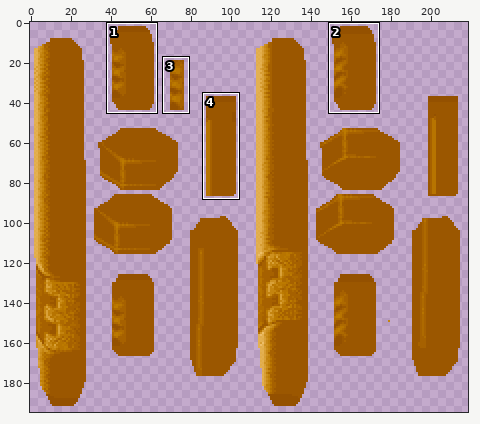
Two versions of one sprite sheet, qw/textures/models/g_rock_0.png. Above, an overview of the earlier version with the close-up marked.
Close-up. As it was:
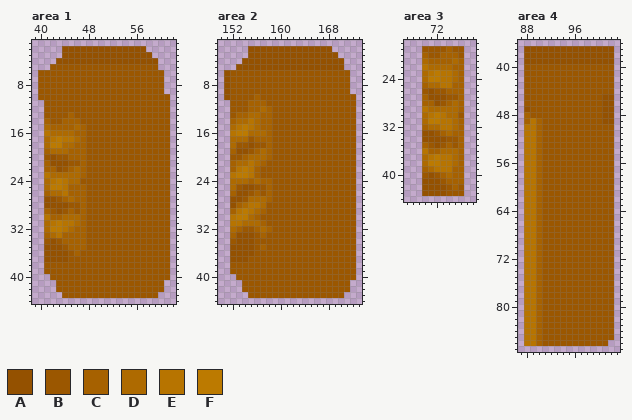
The file is 224x195 pixels. Colours within 5 levels of each other are drawn and written as one. Shown: area 1: x 39..62, y 1..44; area 2: x 150..173, y 1..44; area 3: x 67..78, y 18..44; area 4: x 87..103, y 36..87. The wide view leaves out empty margins. The commit also changed other parts of the picture, which this record leaves out.
Palette (. is transparent): A #945100  B #9b5700  C #a66100  D #ae6a00  E #b77400  F #bc7a00
Pixels before, area 1, first column x 40:
 2 ....AAAAAAAAAAAAAA....
 3 ....AAAAAAAAAAAAAAA...
 4 ...AAAAAAAAAAAAAAAAA..
 5 ..BBBBBBBBBBBBBBBBBB..
 6 BBBBBBBBBBBBBBBBBBBBB.
 7 BBBBBBBBBBBBBBBBBBBBB.
 8 BBBBBBBBBBBBBBBBBBBBB.
 9 BBBBBBBBBBBBBBBBBBBBB.
10 BBBBBBBBBBBBBBBBBBBBBB
11 .BBBBBBBBBBBBBBBBBBBBB
12 .BBBBBBBBBBBBBBBBBBBBB
13 .BBBBCBBBBBBBBBBBBBBBB
14 .CBBCCCBBBBBBBBBBBBBBB
15 .DCCCCDCBBBBBBBBBBBBBB
16 .EDDDDCCBBBBBBBBBBBBBB
17 .DEFEEDCBBBBBBBBBBBBBB
18 .DFFDDCCBBBBBBBBBBBBBB
19 .CDDDCCCBBBBBBBBBBBBBB
20 .BABBCCCBBBBBBBBBBBBBB
21 .CAAABBCBBBBBBBBBBBBBB
22 .CCABCDCBBBBBBBBBBBBBB
23 .EDDDDDCBBBBBBBBBBBBBB
24 .DEFEDDBBBBBBBBBBBBBBB
25 .DFFECCCBBBBBBBBBBBBBB
26 .CDDECCCBBBBBBBBBBBBBB
27 .AABCDCCBBBBBBBBBBBBBB
28 .AAAABBCBBBBBBBBBBBBBB
29 .CBABCBCBBBBBBBBBBBBBB
30 .ECCDDDCBBBBBBBBBBBBBB
31 .DEFEEDCBBBBBBBBBBBBBB
32 .DFFEDCCBBBBBBBBBBBBBB
33 .CDECCCCBBBBBBBBBBBBBB
34 .BABCCCCBBBBBBBBBBBBBB
35 .AAABCCCBBBBBBBBBBBBBB
36 .AAAABCBBBBBBBBBBBBBBB
37 .AAAABBBBBBBBBBBBBBBBB
38 .BBBBBBBBBBBBBBBBBBBBB
39 .BBBBBBBBBBBBBBBBBBBBB
40 ..BBBBBBBBBBBBBBBBBBBB
41 ...BBBBBBBBBBBBBBBBBB.
42 ...BBBBBBBBBBBBBBBBBB.
43 ....BBBBBBBBBBBBBBBB..
Pixels before, area 2, first column x 151:
 2 ....AAAAAAAAAAAAAA....
 3 ....AAAAAAAAAAAAAAA...
 4 ...AAAAAAAAAAAAAAAAA..
 5 ..AAAAAAAAAAAAAAAAAA..
 6 ABBBBBBBBBBBBBBBBBBBB.
 7 ABBBBBBBBBBBBBBBBBBBB.
 8 ABBBBBBBBBBBBBBBBBBBB.
 9 ABBBBBBBBBBBBBBBBBBBB.
10 ABBBBCBBBBBBBBBBBBBBBB
11 .BBBCCCBBBBBBBBBBBBBBB
12 .BBBCCDCBBBBBBBBBBBBBB
13 .BCCDDCCBBBBBBBBBBBBBB
14 .CDDEDCCBBBBBBBBBBBBBB
15 .DEFEDCCBBBBBBBBBBBBBB
16 .EFFDDDCBBBBBBBBBBBBBB
17 .DDDBCCCBBBBBBBBBBBBBB
18 .DBBABBCBBBBBBBBBBBBBB
19 .CAABCDCBBBBBBBBBBBBBB
20 .BBCDDDCBBBBBBBBBBBBBB
21 .CDDEDCBBBBBBBBBBBBBBB
22 .CEFECBBBBBBBBBBBBBBBB
23 .EFFECBBBBBBBBBBBBBBBB
24 .DDDCDCCBBBBBBBBBBBBBB
25 .DBAABBCBBBBBBBBBBBBBB
26 .CAABCBCBBBBBBBBBBBBBB
27 .AABDDDCBBBBBBBBBBBBBB
28 .ACDEEDBBBBBBBBBBBBBBB
29 .CEFEDCBBBBBBBBBBBBBBB
30 .EFFDCBBBBBBBBBBBBBBBB
31 .EEDDDCBBBBBBBBBBBBBBB
32 .DCBBCDCBBBBBBBBBBBBBB
33 .CAAABCBBBBBBBBBBBBBBB
34 .BAAABBBBBBBBBBBBBBBBB
35 .AAAABCBBBBBBBBBBBBBBB
36 .AAAABBBBBBBBBBBBBBBBB
37 .AAABBBBBBBBBBBBBBBBBB
38 .BBBBBBBBBBBBBBBBBBBBB
39 .BBBBBBBBBBBBBBBBBBBBB
40 ..BBBBBBBBBBBBBBBBBBBB
41 ...BBBBBBBBBBBBBBBBBB.
42 ...BBBBBBBBBBBBBBBBBB.
43 ....BBBBBBBBBBBBBBBB..
Pixels before, area 3, first column x 70:
19 BBBBCBB
20 CBBCCCB
21 DCCCCDC
22 EDDDDCC
23 DEFEEDC
24 DFFEEDC
25 CDDEECC
26 BABBCCC
27 CAAABBC
28 CCABCDC
29 EDDDDDC
30 DEFEDDB
31 DFFEEDC
32 CDDEEDC
33 AABCDCC
34 AAAABBC
35 CBABCBC
36 ECCDDDC
37 DEFEEDC
38 DFFEEDC
39 CDEEECC
40 BABCDCC
41 AAABCCC
42 AAAABCB
43 AAAABBB
Pixels before, area 4, first column x 88:
37 AAAAAAAAAAAAAAA
38 AAAAAAAAAAAAAAA
39 AAAAAAAAAAAAAAA
40 BBBBBBBBBBBBBBB
41 BBBBBBBBBBBBBBB
42 BBBBBBBBBBBBBBB
43 BBBBBBBBBBBBBBB
44 BBBBBBBBBBBBBBB
45 BBBBBBBBBBBBBAA
46 BBBBBBBBBBBBBAA
47 ABBBBBBBBBBBBAA
48 CBBBBBBBBBBBBAA
49 CECBBBBBBBBBBAA
50 EECBBBBBBBBBBBB
51 EECBBBBBBBBBBBB
52 EECBBBBBBBBBBBB
53 EECBBBBBBBBBBBB
54 EECBBBBBBBBBBBB
55 EECBBBBBBBBBBBB
56 EECBBBBBBBBBBBB
57 EECBBBBBBBBBBBB
58 EECBBBBBBBBBBBB
59 EECBBBBBBBBBBBB
60 EECBBBBBBBBBBBB
61 EECBBBBBBBBBBBB
62 EECBBBBBBBBBBBB
63 EECBBBBBBBBBBBB
64 EECBBBBBBBBBBBB
65 EECBBBBBBBBBBBB
66 EECBBBBBBBBBBBB
67 EECBBBBBBBBBBBB
68 EECBBBBBBBBBBBB
69 EECBBBBBBBBBBBB
70 EECBBBBBBBBBBBB
71 EECBBBBBBBBBBBB
72 EECBBBBBBBBBBBB
73 EECBBBBBBBBBBBB
74 EECBBBBBBBBBBBB
75 EECBBBBBBBBBBBB
76 EECBBBBBBBBBBBB
77 EECBBBBBBBBBBBB
78 EECBBBBBBBBBBBB
79 EECBBBBBBBBBBBB
80 EECBBBBBBBBBBBB
81 EECBBBBBBBBBBBB
82 EECBBBBBBBBBBBB
83 EECBBBBBBBBBBBB
84 EECBBBBBBBBBBBB
85 EECBBBBBBBBBBBB
86 EECBBBBBBBBBBB.
After:
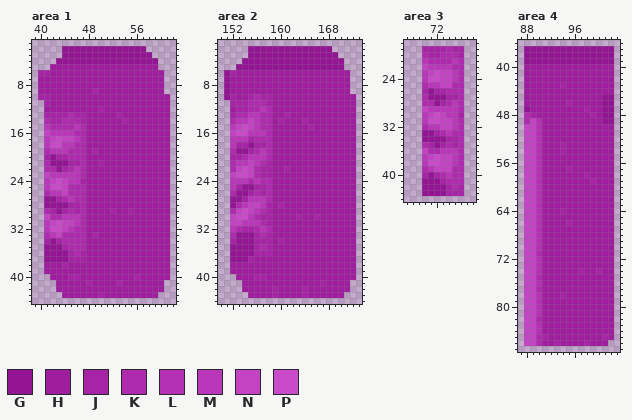
Colours new in this view: G #941594  H #a01da0  J #a723a7  K #af2aaf  L #b530b5  M #ba36ba  N #c443c4  P #c94bc9
Edits made:
Changed rows in their new state; - is an unchanged pixel.
Area 1:
first column x 40:
 2 ----GGGGGGGGGGGGGG----
 3 ----GGGGGGGGGGGGGGG---
 4 ---GGGGGGGGGGGGGGGGG--
 5 --HHHHHHHHHHHHHHHHHH--
 6 JJHHHHHHHHHHHHHHHHHHH-
 7 HHHHHHHHHHHHHHHHHHHHH-
 8 HHHHHHHHHHHHHHHHHHHHH-
 9 HHHHHHHHHJHHHHHHHHHHH-
10 JJHHHHHHHHHHHHHHHHHHHH
11 -JHHHHHHHHHHHHHHHHHHHH
12 -HHHHHHHHHJHHHHHHHHHHH
13 -JJJJKJJHHHHHJHHHHHHHH
14 -KJJKKKJHHHHHHJHHHHHHH
15 -MKKKKMKHHHHHHHHHHHHHH
16 -NMMMMKKHHHHHHHHHHHHHH
17 -MNPNNMKHHHHHHHHHHHHHH
18 -MPPMMKKHHHHHHHHHHHHHH
19 -KMMMKKKHJHHHHHHHHHHHH
20 -JGJJKKKHHHHHHHHHHHHHH
21 -KGGGJJKHHJHHHHHHHHHHH
22 -KKGJKMKHHHHHHHHHHHHHH
23 -NMMMMMKHHHHHHHHHHHHHH
24 -MNPNMMJHHHHHHHHHHHHHH
25 -MPPNKKKHHHHHHHHHHHHHH
26 -KMMNKKKHHHHHHHHHHHHHH
27 -GGJKMKKHHHHHHHHHHHHHH
28 -GGGGJJKHHHHHHHHHHHHHH
29 -KJGJKJKHHHHJHHJHHHHHH
30 -NKKMMMKHHHHHHHHHHHHHH
31 -MNPNNMKHHHHHHHHHHHHHH
32 -MPPNMKKHHHHHHHHHHHHHH
33 -KMNKKKKHJHHHHHHHHHHHH
34 -JGJKKKKHHHHHHHHHHHHHH
35 -GGGJKKKHHHHHHHHHHHHHH
36 -GGGGJKJHHHHHHHHHHHHHH
37 -GGGGJJJHHHHHHHHHHHHHH
38 -HHHJHHHHHHHHHHHHHHHHH
39 -HHHHHHHHHHHHHHHHHHHHH
40 --HHHJJHHHHHHHHHJHHHHH
41 ---HHHHHJHHHHJHHHHHHH-
42 ---HHHHHHHHHHHHHHHHHH-
43 ----HHHHHHJHHHHHHHHH--
Area 2:
first column x 151:
 2 ----GGGGGGGGGGGGGG----
 3 ----GGGGGGGGGGGGGGG---
 4 ---GGGGGGGGGGGGGGGGG--
 5 --GGGGGGGGGGGGGGGGGG--
 6 GJHHHHHHHHHHHHHHHHHHH-
 7 GHHHHHHHHHHHHHHHHHHHH-
 8 GHHHHHHHHHHHHHHHHHHHH-
 9 GHHHHHHHHHHHHHHHHHHHH-
10 GJHHJKJJHHHHHHHHHHHHHH
11 -JJJKKKJHHHHHHHHHHHHHH
12 -HJJKKMKHHHHHHHHHHHHHH
13 -JKKMMKKHHJHHHHHHHHHHH
14 -KMMNMKKHJHHHJHHHHHHHH
15 -MNPNMKKHHHHHHJHHHHHHH
16 -NPPMMMKHHHHHHHHHHHHHH
17 -MMMJKKKHHHHHHHHHHHHHH
18 -MJJGJJKHHHHHHHHHHHHHH
19 -KGGJKMKHHHHHHHHHHHHHH
20 -JJKMMMKHHHHHHHHHHHHHH
21 -KMMNMKJHHHHHHHHHHHHHH
22 -KNPNKJJHHJHHHHHHHHHHH
23 -NPPNKJJHHHHHHHHHHHHHH
24 -MMMKMKKHHHHHHHHHHHHHH
25 -MJGGJJKHHHHHHHHHHHHHH
26 -KGGJKJKHHHHHHHHHHHHHH
27 -GGJMMMKHHHHHHHHHHHHHH
28 -GKMNNMJHJHHHHHHHHHHHH
29 -KNPNMKJHHHHHHHHHHHHHH
30 -NPPMKJJHHHHJHHJHHHHHH
31 -NNMMMKJHHHHHHHHHHHHHH
32 -MKJJKMKHHHHHHHHHHHHHH
33 -KGGGJKJHHHHHHHHHHHHHH
34 -JGGGJJJHJHHHHHHHHHHHH
35 -GGGGJKJHHHHHHHHHHHHHH
36 -GGGGJJJHHHHHHHHHHHHHH
37 -GGGJHHHHHHHHHHHHHHHHH
38 -HHHHHHHHHHHHHHHHHHHHH
39 -HHHHHHHHHHHHHHHHHHHHH
40 --HHHJJHHHHHHHHHHHHHHH
41 ---HHHHHHHHHHHHHJHHHH-
42 ---HHHHHJHHHHJHHHHHHH-
43 ----HHHHJHHHHJHHHHHH--
Area 3:
first column x 70:
19 JJJJKJJ
20 KJJKKKJ
21 MKKKKMK
22 NMMMMKK
23 MNPNNMK
24 MPPNNMK
25 KMMNNKK
26 JGJJKKK
27 KGGGJJK
28 KKGJKMK
29 NMMMMMK
30 MNPNMMJ
31 MPPNNMK
32 KMMNNMK
33 GGJKMKK
34 GGGGJJK
35 KJGJKJK
36 NKKMMMK
37 MNPNNMK
38 MPPNNMK
39 KMNNNKK
40 JGJKMKK
41 GGGJKKK
42 GGGGJKJ
43 GGGGJJJ
Area 4:
first column x 88:
37 GGGGGGGGGGGGGGG
38 GGGGGGGGGGGGGGG
39 GGGGGGGGGGGGGGG
40 HHHHHHHHHHHHHHH
41 HHHHHHHHHHHHHHH
42 HHHHHHHHHHHHHHH
43 HHHHHHJHHHHHHHH
44 HHHHHHHHHHHHHHH
45 HHHHHHHHHHHHHGG
46 HHHHHHHJHHHHHGG
47 GHHHHHHHHHJHHGG
48 KJHHHHHHHHHJHGG
49 KNLHHHHHHHHHHGG
50 NNLHHHHHHHHHHHH
51 NNLHHHHHHHHHHHH
52 NNLHHHHHHHHHHHH
53 NNLHHHJHHHHHHHH
54 NNLHHHJHHHHHHHH
55 NNLHHHHHHHHHHHH
56 NNLHHHHHHHHHHHH
57 NNLHHHHJHHHHHHH
58 NNLHHHHHHHJHHHH
59 NNLHHHHHHHHJHHH
60 NNLHHHHHHHHHHHH
61 NNLHHHHHHHHHHHH
62 NNLHHHHHHHHHHHH
63 NNLHHHHHHHHHHHH
64 NNLHHHJHHHHHHHH
65 NNLHHHHHHHHHHHH
66 NNLHHHHJHHHHHHH
67 NNLHHHHHHHHHHHH
68 NNLHHHHHHHHHHHH
69 NNLHHHHHHHHHHHH
70 NNLHHHHHHHHHHHH
71 NNKHHHHHHHHHHHH
72 NNLHHHHHHHHHHHH
73 NNLHHHHHHHHHHHH
74 NNLHHHHHHJHHJHH
75 NNKHHHHHHHHHHHH
76 NNLHHHHHHHHHHHH
77 NNKHHHHHHHHHHHH
78 NNLHHHJHHHHHHHH
79 NNLHHHHHHHHHHHH
80 NNLHHHHHHHHHHHH
81 NNLHHHHHHHHHHHH
82 NNKHHHHHHHHHHHH
83 NNLHHHHHHHHHHHH
84 NNLHHHHHHHHHHHH
85 NNKJHHHHHHHHHJH
86 NNKHHJHHHHJHHH-
Where, in picture pixels (left, top, right, bottom), the same in both close-ups:
changed: (38, 46, 170, 298)
changed: (224, 46, 356, 298)
changed: (422, 46, 464, 196)
changed: (524, 46, 614, 346)
